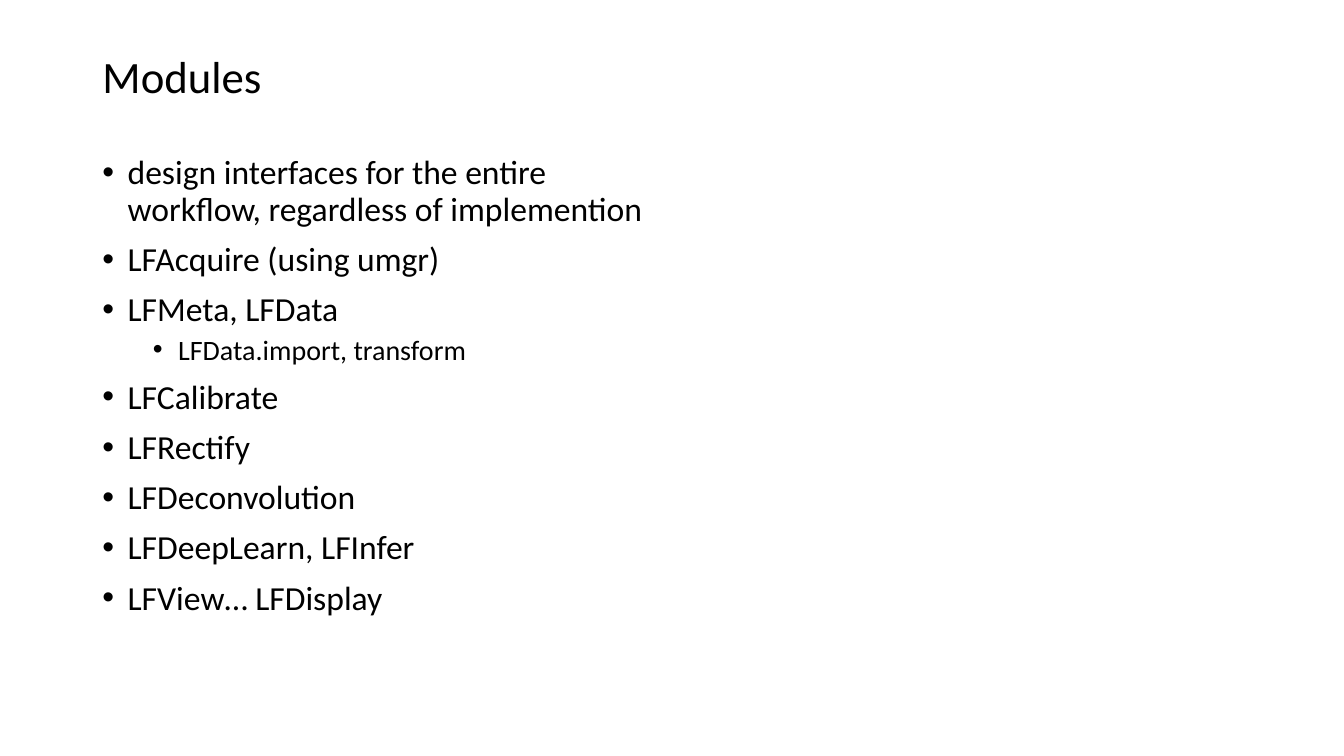
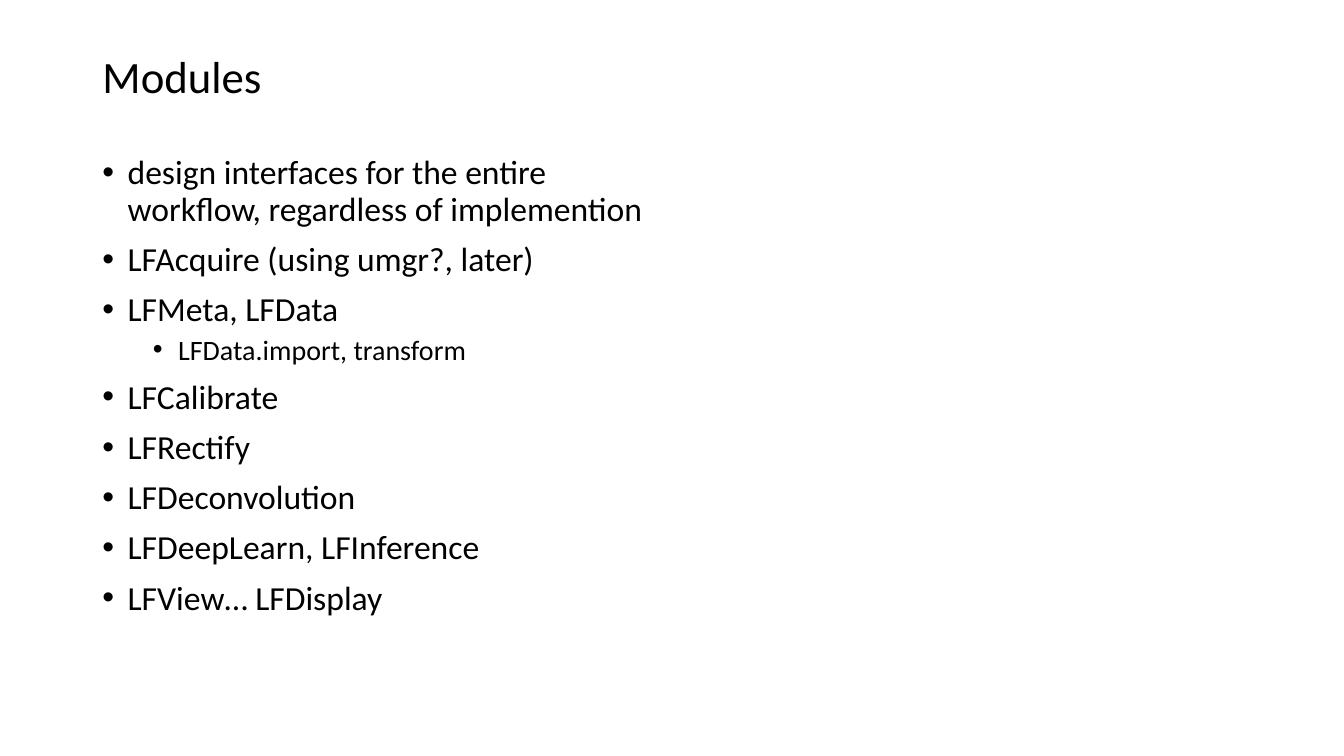
Before and after one commit to PolarizedLightFieldMicroscopy/Documents, a slide deck: slide 3 of LFI plugin/LFM Toolbox.pptx. Drawn at 1344x756 pixels with LibreOffice and Linux fonts; fonts in the diff are those of the drawing. Boxes give left, top, right and bottom in pixels: in the first picture for what was removed or moved away, otherwise in the second. Text is boxed around its words. In the diff, an @@ line names an element or a change of style, - is before the commit and + after.

```diff
--- a/LFI plugin/LFM Toolbox.pptx
+++ b/LFI plugin/LFM Toolbox.pptx
@@ text at (128,246,534,277): text changed @@
-• LFAcquire (using umgr)
+• LFAcquire (using umgr?, later)
@@ text at (128,536,479,565): text changed @@
-• LFDeepLearn, LFInfer
+• LFDeepLearn, LFInference
```
Also in this commit, not shown: 2 other slides changed.
